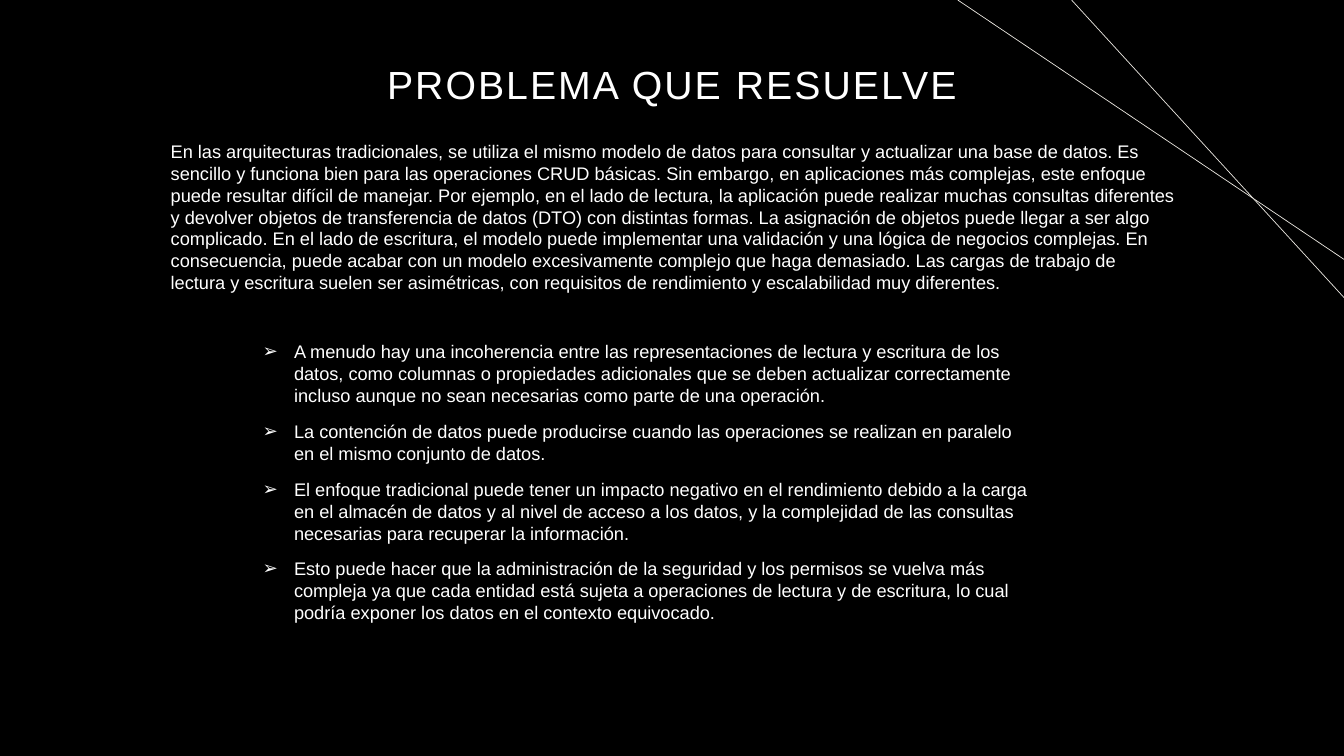
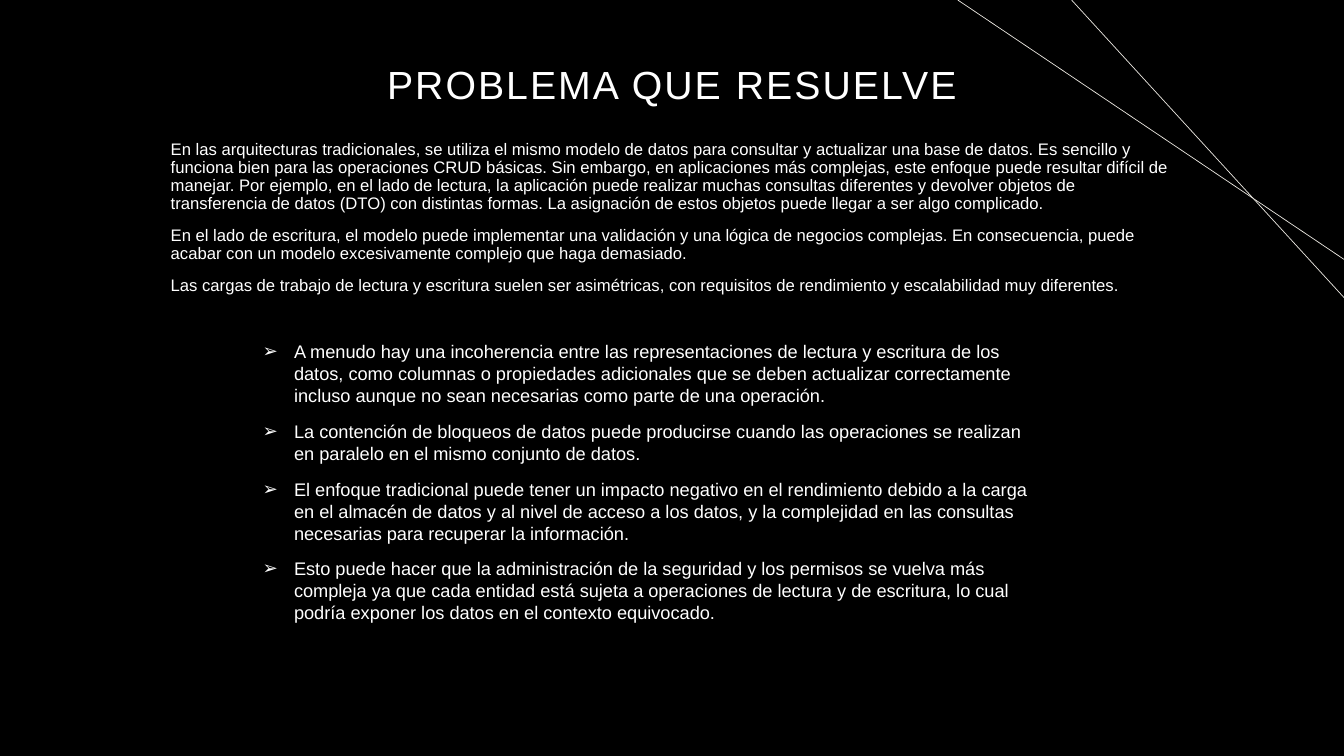
Before and after one commit to joaquinhegi/CQRS, a slide deck: slide 4 of CQRS.pptx. Drawn at 1344x756 pixels with LibreOffice and Linux fonts; fonts in the diff are those of the drawing. Boxes give left, top, right and bottom in pixels: in the first picture for what was removed or moved away, otherwise in the second. Text is boxed around its words. In the diff, an @@ line names an element or a change of style, - is before the commit and + after.

```diff
--- a/CQRS.pptx
+++ b/CQRS.pptx
@@ text at [171,143,1168,295]: text changed; size 12.9 to 11.9 pt @@
-En las arquitecturas tradicionales, se utiliza el mismo modelo de datos para consultar y actualizar una base de datos. Es sencillo y funciona bien para las operaciones CRUD básicas. Sin embargo, en aplicaciones más complejas, este enfoque puede resultar difícil de manejar. Por ejemplo, en el lado de lectura, la aplicación puede realizar muchas consultas diferentes y devolver objetos de transferencia de datos (DTO) con distintas formas. La asignación de objetos puede llegar a ser algo complicado. En el lado de escritura, el modelo puede implementar una validación y una lógica de negocios complejas. En consecuencia, puede acabar con un modelo excesivamente complejo que haga demasiado. Las cargas de trabajo de lectura y escritura suelen ser asimétricas, con requisitos de rendimiento y escalabilidad muy diferentes.
+En las arquitecturas tradicionales, se utiliza el mismo modelo de datos para consultar y actualizar una base de datos. Es sencillo y funciona bien para las operaciones CRUD básicas. Sin embargo, en aplicaciones más complejas, este enfoque puede resultar difícil de manejar. Por ejemplo, en el lado de lectura, la aplicación puede realizar muchas consultas diferentes y devolver objetos de transferencia de datos (DTO) con distintas formas. La asignación de estos objetos puede llegar a ser algo complicado.
+En el lado de escritura, el modelo puede implementar una validación y una lógica de negocios complejas. En consecuencia, puede acabar con un modelo excesivamente complejo que haga demasiado.
+Las cargas de trabajo de lectura y escritura suelen ser asimétricas, con requisitos de rendimiento y escalabilidad muy diferentes.
@@ text at [294,424,1027,544]: text changed @@
-➢ La contención de datos puede producirse cuando las operaciones se realizan en paralelo en el mismo conjunto de datos.
-➢ El enfoque tradicional puede tener un impacto negativo en el rendimiento debido a la carga en el almacén de datos y al nivel de acceso a los datos, y la complejidad de las consultas necesarias para recuperar la información.
+➢ La contención de bloqueos de datos puede producirse cuando las operaciones se realizan en paralelo en el mismo conjunto de datos.
+➢ El enfoque tradicional puede tener un impacto negativo en el rendimiento debido a la carga en el almacén de datos y al nivel de acceso a los datos, y la complejidad en las consultas necesarias para recuperar la información.
```
Also in this commit, not shown: 3 other slides changed.
